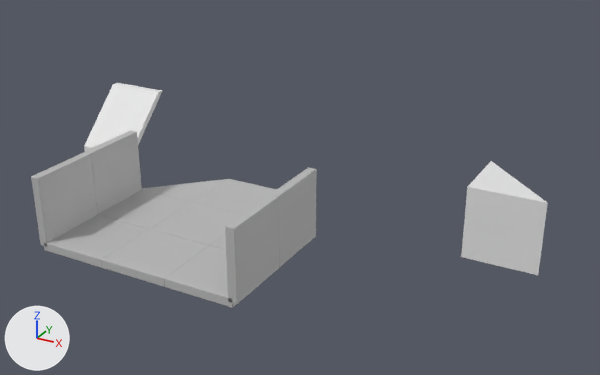
Two versions of the Blender file res/base_models/plates_set.blend, one commit apart.
Both versions are drawn from a 50 mm camera at (10.54, -21.04, 10.38) aimed at (0.17, -2.17, 0.94). The lights are fixed; the arrows at lower left show +X, +Y and +Z.
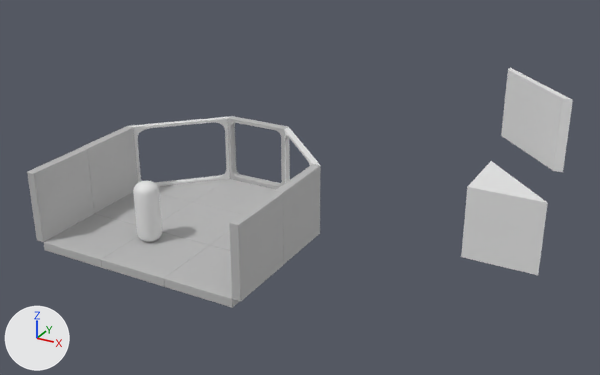
Commit message: add: window plates

Edits to the bpy script that builds the scene:
```text
Change me_cube_004:
    used by ob_cube_002; location = (-8.0, 0.0, 0.0)
    remove me_cube_004.from_pydata(...)  # 8 vertices, 6 faces; spans x -1.0..1.0, y -1.0..0.99, z -0.12..1.87
    add me_cube_004.from_pydata(...)  # 64 vertices, 76 faces; spans x -1.0..1.0, y -1.24..1.0, z -0.35..1.89
    me_cube_004 part 1: the whole mesh is rebuilt
Add me_cylinder:
    me_cylinder.from_pydata(...)  # 384 vertices, 354 faces; spans x -0.33..0.33, y -0.33..0.33, z -0.85..0.85
    me_cylinder.polygons.foreach_set('use_smooth', [True] * 354)
Add me_cube_005:
    me_cube_005.from_pydata([(-1.0, -1.24, -0.35), (-1.0, -1.24, -0.1), (1.0, -1.24, -0.35), (1.0, -1.24, -0.1), (-1.0, 1.0, 1.89), (-1.0, 0.75, 1.89), (1.0, 1.0, 1.89), (1.0, 0.75, 1.89)], [], [(2, 3, 1, 0), (4, 5, 7, 6), (2, 6, 7, 3), (3, 7, 5, 1), (0, 1, 5, 4), (0, 4, 6, 2)])
Add me_cube_003:
    me_cube_003.from_pydata(...)  # 88 vertices, 60 faces; spans x -1.0..1.0, y -1.0..1.0, z -0.12..0.12
    me_cube_003.materials.append(mat_baseplate)  # grey #bcbcbc
Change ob_cube_002:
    ob_cube_002.location: (-8.0, 0.0, 0.0) -> (-4.89, -1.76, 1.11)
    ob_cube_002.rotation_euler: (0.0, 0.0, 0.0) -> (0.0, 1.571, 0.0)  # degrees (0, 0, 0) -> degrees (0, 90, 0)
Change ob_cube_008:
    ob_cube_008.location: (1.0, -4.0, 1.0) -> (1.12, -4.0, 1.11)
Change ob_cube_009:
    ob_cube_009.location: (-5.0, -4.0, 1.0) -> (-5.12, -4.0, 1.11)
Change ob_cube_013:
    ob_cube_013.location: (1.0, -6.0, 0.99) -> (1.12, -6.0, 1.1)
Change ob_cube_014:
    ob_cube_014.location: (-5.0, -6.0, 0.99) -> (-5.12, -6.0, 1.1)
Add ob_cylinder:
    ob_cylinder = bpy.data.objects.new('Cylinder', me_cylinder)
    ob_cylinder.location = (-2.62, -5.47, 0.93)
Add ob_cube_016:
    ob_cube_016 = bpy.data.objects.new('Cube.016', me_cube_005)
    ob_cube_016.location = (5.84, 1.96, 2.92)
    ob_cube_016.rotation_euler = (-4.712, 1.571, 0.0)  # degrees (-270, 90, 0)
Add ob_cube_015:
    ob_cube_015 = bpy.data.objects.new('Cube.015', me_cube_004)
    ob_cube_015.location = (0.23, -1.09, 1.11)
    ob_cube_015.rotation_euler = (-4.712, 1.571, 0.0)  # degrees (-270, 90, 0)
Add ob_cube_018:
    ob_cube_018 = bpy.data.objects.new('Cube.018', me_cube_003)
    ob_cube_018.location = (-2.0, -0.88, 1.12)
    ob_cube_018.rotation_euler = (-1.571, 1.571, 0.0)  # degrees (-90, 90, 0)
    _m = ob_cube_018.modifiers.new('Bevel', 'BEVEL')
    _m.width = 0.01
    _m.width_pct = 0.01
```

Pixel boxes [x1, y1, x2, y2] of what changed, in the pictures (600 x 375 px):
'Cube.016', added
    after: [501, 68, 573, 172]
'Cube.014', moved
    before: [31, 152, 97, 247]
    after: [27, 148, 94, 242]
'Cube.013', moved
    before: [225, 195, 279, 304]
    after: [229, 192, 283, 301]
'Cube.002', reshaped, moved, turned
    before: [84, 83, 162, 151]
    after: [129, 116, 231, 187]
'Cube.009', moved
    before: [85, 130, 142, 215]
    after: [81, 126, 138, 214]
'Cube.008', moved
    before: [270, 167, 317, 267]
    after: [274, 164, 321, 265]
'Cylinder', added
    after: [133, 181, 162, 242]
'Cube.018', added
    after: [227, 116, 289, 189]
'Cube.015', added
    after: [284, 127, 321, 183]
part 1 of me_cube_004, built on
    before: [84, 83, 162, 151]
    after: [129, 116, 321, 187]
